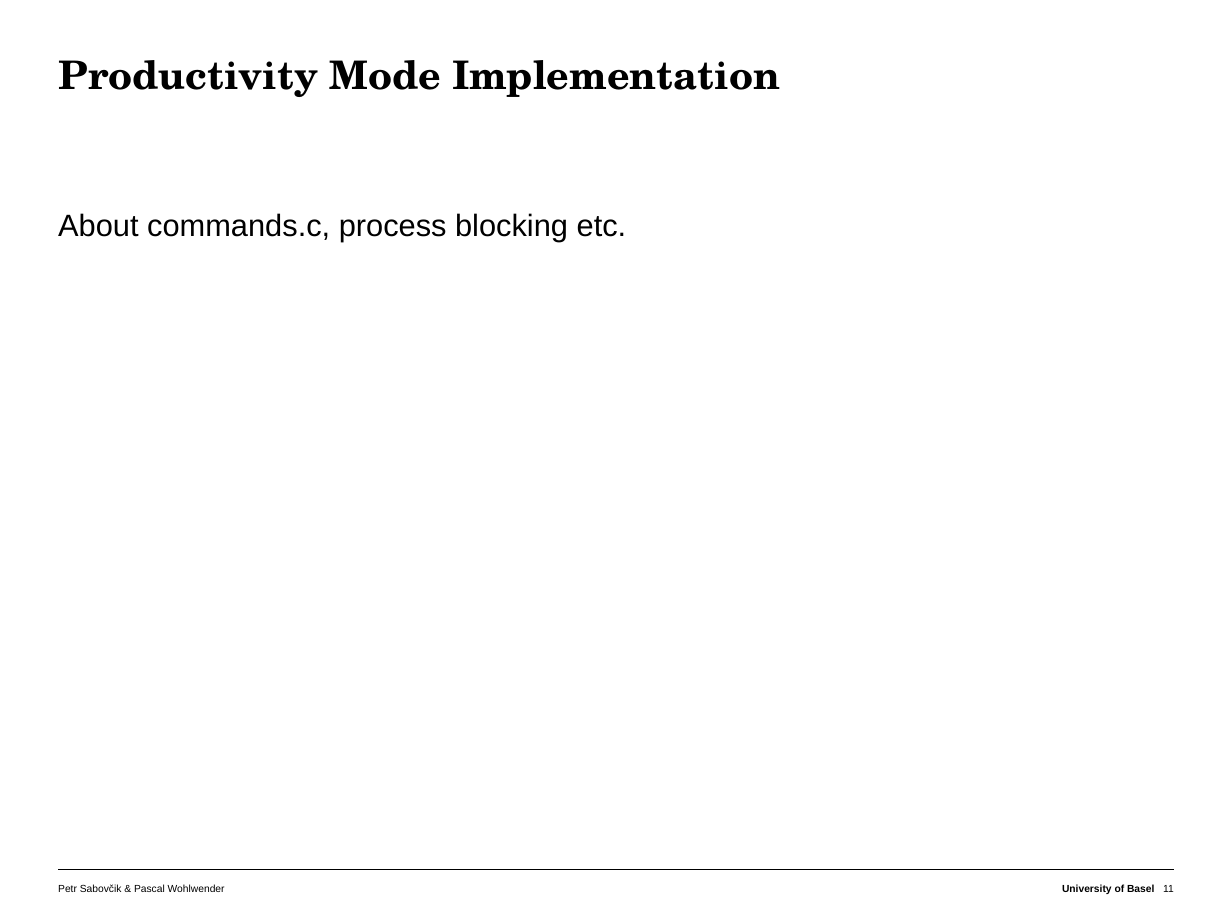
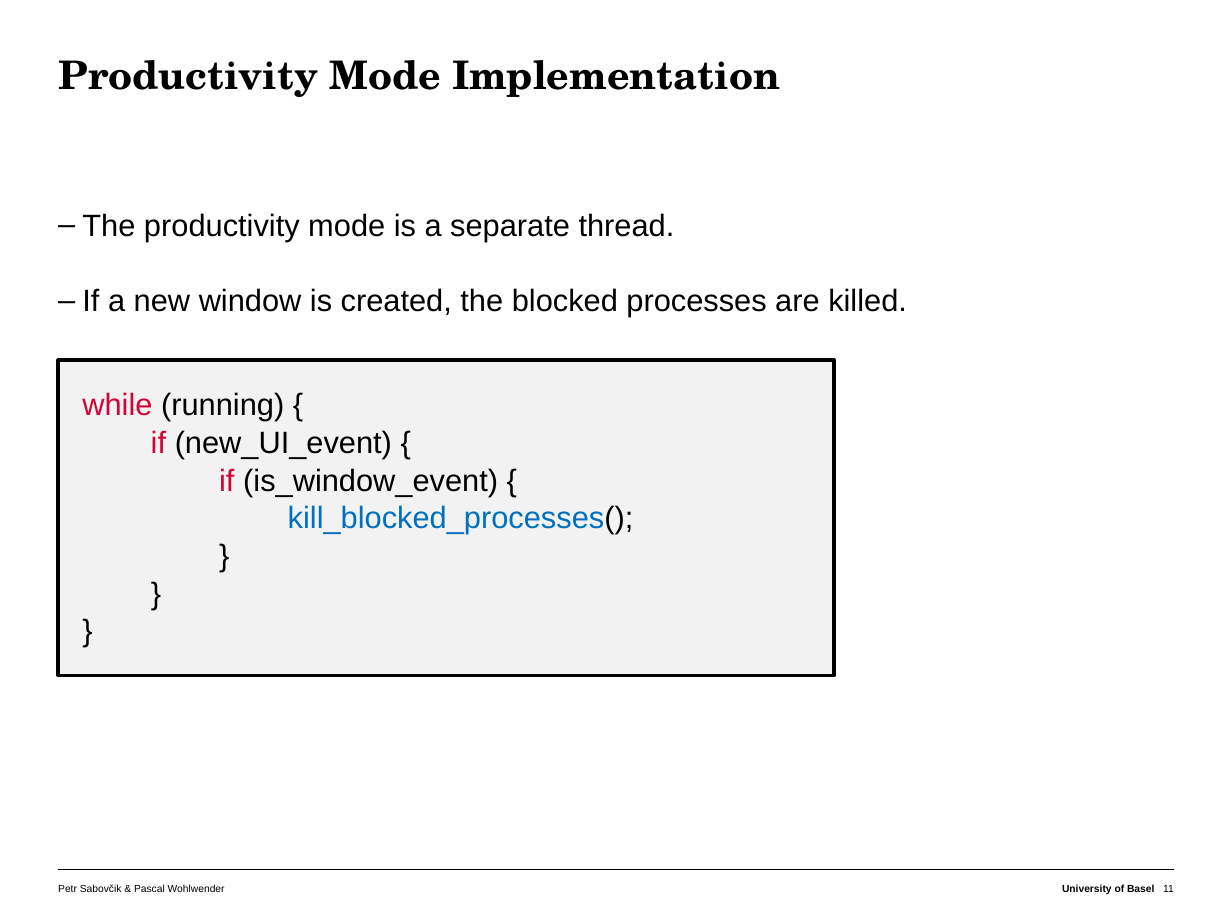
Before and after one commit to lalancz/prosh, a slide deck: slide 11 of docs/project_final_presentation.pptx. Drawn at 1232x924 pixels with LibreOffice and Linux fonts; fonts in the diff are those of the drawing. Boxes give left, top, right and bottom in pixels: in the first picture for what was removed or moved away, otherwise in the second. Text is boxed around its words. In the diff, an @@ line names an element or a change of style, - is before the commit and + after.

```diff
--- a/docs/project_final_presentation.pptx
+++ b/docs/project_final_presentation.pptx
@@ text at [82, 213, 907, 317]: text changed @@
-  About commands.c, process blocking etc.
+  – The productivity mode is a separate thread.
+  – If a new window is created, the blocked processes are killed.
@@ rectangle added at [58, 360, 834, 675], fill #F2F2F2, outline #000000 2 pt, 18 pt, text #000000 @@
+while (running) {
+if (new_UI_event) {
+if (is_window_event) {
+kill_blocked_processes();
+}
+}
+}
```
Also in this commit, not shown: 1 other slide changed.
